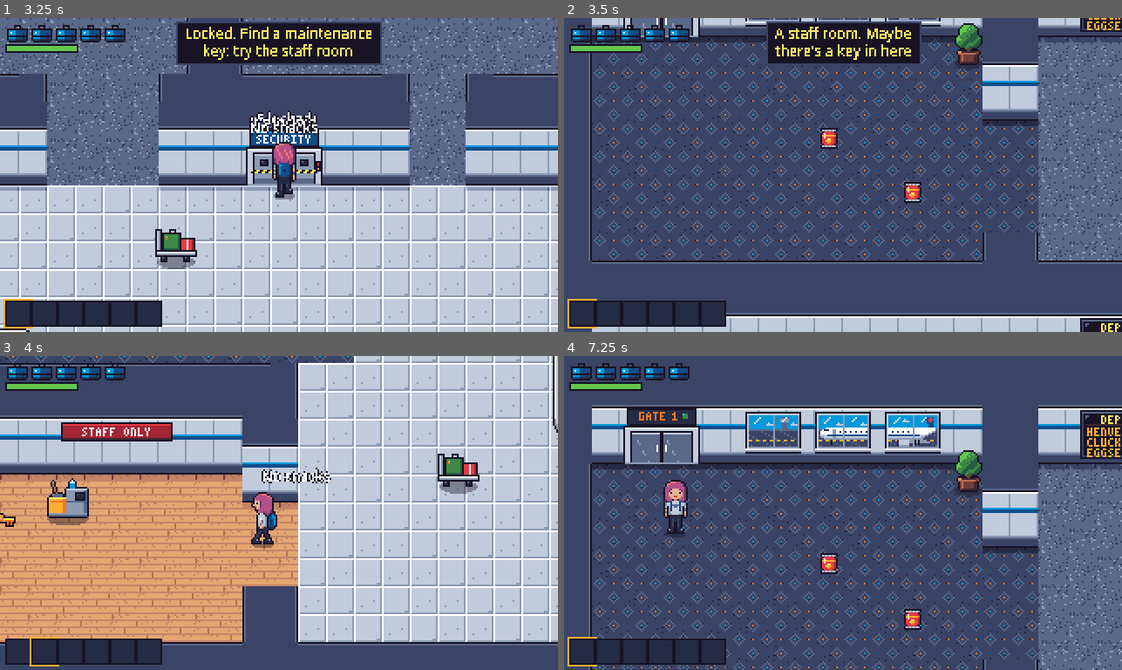
Above: before the commit, frames 1-4 (two rows, left to right).
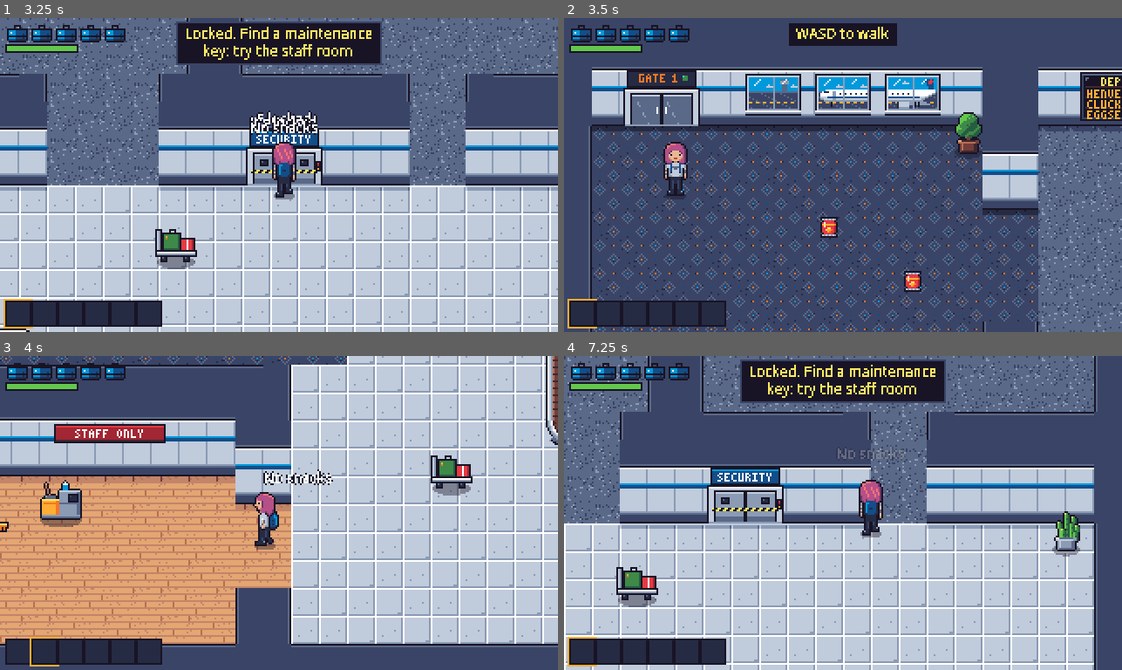
Above: after the commit, the same moments.

Repository: mvdmakesthings/PlanePoultryPanic
Game: Godot game, scene res://tests/level_01_smoke.tscn
Two runs of this game, one before a commit and one after it. Both use one fixed random seed, a clock stepped at 60 frames per second and the inputs below. This scene is started directly instead of the project's main scene.
Inputs (mouse positions are in pixels of both pictures, inside the frame that each line leads up to):
- Up to frame 1 (3.25 s): move the mouse to (401, 159) at 0.52 s; hold D (move_right) 0.53-1.28 s; hold E (eat_snack) 0.53-1.28 s; click (401, 159) at 0.67 s; move the mouse to (167, 190) at 1.27 s; hold S (move_down) 1.28-2.03 s; tap G (drop_item) at 1.35 s; tap E (eat_snack) at 1.55, 3.05 s; move the mouse to (334, 105) at 2.02 s; hold D (move_right) 2.03-2.78 s; hold E (eat_snack) 2.03-2.78 s; move the mouse to (251, 237) at 2.77 s; hold W (move_up) from 2.78 s (still down); tap F (interact) at 2.85 s; click (251, 237) at 2.92 s
- Up to frame 2 (3.5 s): keep holding W (move_up)
- Up to frame 3 (4 s): move the mouse to (446, 560) at 3.52 s; release W (move_up) at 3.53 s; hold A (move_left) from 3.53 s (still down); hold R (next_item) from 3.53 s (still down); tap E (eat_snack) at 3.8 s
- Up to frame 4 (7.25 s): move the mouse to (675, 465) at 4.27 s; release R (next_item) at 4.28 s; tap Q (prev_item) at 4.35 s; tap E (eat_snack) at 4.55, 5.3, 6.05 s; move the mouse to (870, 513) at 5.02 s; release A (move_left) at 5.03 s; hold S (move_down) 5.03-5.78 s; hold Shift (run) 5.03-5.78 s; click (870, 513) at 5.17 s; move the mouse to (759, 434) at 5.77 s; hold D (move_right) 5.78-6.53 s; tap Space (use_item) at 5.85 s; move the mouse to (965, 497) at 6.52 s; hold W (move_up) from 6.53 s (still down); hold E (eat_snack) from 6.53 s (still down)

Frame 1 is identical in both runs. In frame 2, 46% of the frame differs, in the area x 4-100%, y 0-100%; in frame 3, 39%; in frame 4, 87%, in the area x 0-100%, y 0-100%.

Commit message:
Make the player's hair messier as her health drops
A small overlay sheet, player_hair_mess.png, holds flyaway tufts for
each direction at three mess levels: a cowlick below 75% health, tufts
puffing out below 50%, and wild frizz with a lock over her face below
25%. Healing tidies it again.

The overlay is drawn over whatever animation is playing, so the walk,
idle and run sheets stay unchanged. It lines up with the head by finding
the top of each frame's drawing, so it bobs along with breathing and
running, and keeps working if the sheets are redrawn by hand.

Diff:
--- a/game/scripts/characters/player.gd
+++ b/game/scripts/characters/player.gd
@@ -22,6 +22,14 @@
 const RUN_SHEET := preload("res://assets/sprites/player_run.png")
 const RUN_EXTINGUISHER_SHEET := preload("res://assets/sprites/player_run_extinguisher.png")
 const KO_SHEET := preload("res://assets/sprites/player_ko.png")
+## Flyaway hair drawn over every animation, messier as health drops. Rows
+## are directions, columns are mess levels 1-3; each frame reaches
+## HAIR_MARGIN pixels above and beside the player frame.
+const HAIR_SHEET := preload("res://assets/sprites/player_hair_mess.png")
+const HAIR_LEVELS := 3
+const HAIR_MARGIN := 4
+## Below each of these fractions of full health, the hair gets one level messier.
+const HAIR_MESS_BELOW: Array[float] = [0.75, 0.5, 0.25]
 const FRAME_SIZE := Vector2i(16, 32)
 ## The knocked-out pose lies flat, so its frames are wide and short.
 const KO_FRAME_SIZE := Vector2i(32, 20)
@@ -81,6 +89,10 @@
 var _invincible_timer := 0.0
 var _exhausted := false
 var _knockback := Vector2.ZERO
+var _hair: Sprite2D
+## Top opaque row of each animation frame, so the hair follows the head.
+var _head_tops := {}
+var _sheet_images := {}
 
 @onready var _sprite: AnimatedSprite2D = $AnimatedSprite2D
 
@@ -107,6 +119,15 @@
 		atlas.region = Rect2(Vector2(column * KO_FRAME_SIZE.x, 0), KO_FRAME_SIZE)
 		frames.add_frame("ko", atlas)
 	_sprite.sprite_frames = frames
+	_hair = Sprite2D.new()
+	_hair.texture = HAIR_SHEET
+	_hair.centered = false
+	_hair.hframes = HAIR_LEVELS
+	_hair.vframes = SpriteSheets.DIRECTIONS.size()
+	_sprite.add_child(_hair)
+	_sprite.frame_changed.connect(_update_hair)
+	_sprite.animation_changed.connect(_update_hair)
+	health_changed.connect(func(_current: int, _maximum: int) -> void: _update_hair())
 	_sprite.play("idle_down")
 	# Deferred so listeners that connect in the level's _ready get initial values.
 	_emit_state.call_deferred()
@@ -385,6 +406,52 @@
 			_sprite.frame = frame
 
 
+## 0 while health is high, up to 3 (wild) when it's nearly gone.
+func hair_mess_level() -> int:
+	var ratio := float(health) / float(max_health)
+	var level := 0
+	for threshold in HAIR_MESS_BELOW:
+		if ratio < threshold:
+			level += 1
+	return level
+
+
+func _update_hair() -> void:
+	var level := hair_mess_level()
+	var animation := String(_sprite.animation)
+	var row := SpriteSheets.DIRECTIONS.find(animation.get_slice("_", animation.get_slice_count("_") - 1))
+	_hair.visible = level > 0 and not is_dead and row >= 0
+	if not _hair.visible:
+		return
+	_hair.frame = row * HAIR_LEVELS + level - 1
+	var top_left := _sprite.offset - Vector2(FRAME_SIZE) / 2.0
+	var head_top := _head_top(_sprite.sprite_frames.get_frame_texture(_sprite.animation, _sprite.frame))
+	_hair.position = top_left + Vector2(-HAIR_MARGIN, head_top - HAIR_MARGIN)
+
+
+## The first row of a frame with anything drawn in it: where the head starts.
+func _head_top(texture: Texture2D) -> int:
+	if _head_tops.has(texture):
+		return _head_tops[texture]
+	var top := 0
+	var atlas := texture as AtlasTexture
+	if atlas:
+		if not _sheet_images.has(atlas.atlas):
+			_sheet_images[atlas.atlas] = atlas.atlas.get_image()
+		var image: Image = _sheet_images[atlas.atlas]
+		var region := Rect2i(atlas.region)
+		top = region.size.y
+		for y in region.size.y:
+			for x in region.size.x:
+				if image.get_pixel(region.position.x + x, region.position.y + y).a > 0.0:
+					top = y
+					break
+			if top == y:
+				break
+	_head_tops[texture] = top
+	return top
+
+
 func _update_invincibility(delta: float) -> void:
 	if _invincible_timer <= 0.0:
 		return
@@ -399,6 +466,7 @@
 	# Flat on their back, centered over where they stood.
 	_sprite.offset = Vector2(0, -KO_FRAME_SIZE.y / 2.0)
 	_sprite.play("ko")
+	_update_hair()
 	queue_redraw()
 	died.emit()
 
--- a/game/tests/level_01_smoke.gd
+++ b/game/tests/level_01_smoke.gd
@@ -11,6 +11,7 @@
 
 func _ready() -> void:
 	await _layout_tests()
+	await _hair_test()
 	await _critical_path_test()
 	await _chicken_path_test()
 
@@ -54,6 +55,28 @@
 	_check(door.is_locked, "the door stays locked without the key")
 	await get_tree().physics_frame
 	_check(hud._hint.contains("staff room"), "trying the locked door hints where the key is")
+	level.queue_free()
+
+
+## Her hair gets messier as she loses health, and tidies up as she heals.
+func _hair_test() -> void:
+	var level := await _fresh_level()
+	var player: Player = level.get_node("Entities/Player")
+	_kill_chickens()
+	await get_tree().physics_frame
+	_check(player.hair_mess_level() == 0 and not player._hair.visible, "hair is tidy at full health")
+	var levels: Array[int] = []
+	for i in 4:
+		player._invincible_timer = 0.0
+		player.take_damage(Player.SUITCASE, player.global_position + Vector2.LEFT)
+		levels.append(player.hair_mess_level())
+	print("hair mess after losing 1-4 suitcases: %s" % [levels])
+	_check(levels == [0, 1, 2, 3], "hair gets messier with each suitcase lost below 75%")
+	await get_tree().physics_frame
+	_check(player._hair.visible and player._hair.frame % Player.HAIR_LEVELS == 2, "wild hair is drawn")
+	player.add_snack()
+	player.eat_snack()
+	_check(player.hair_mess_level() == 2, "eating tidies her hair a little")
 	level.queue_free()
 
 
Binary file added: game/assets/sprites/player_hair_mess.png
Not shown, added: game/assets/sprites/player_hair_mess.png.import
Not shown, changed: docs/game-design-document.md
Not shown, changed: tools/sprites/build.py
Not shown, changed: tools/sprites/player.py
